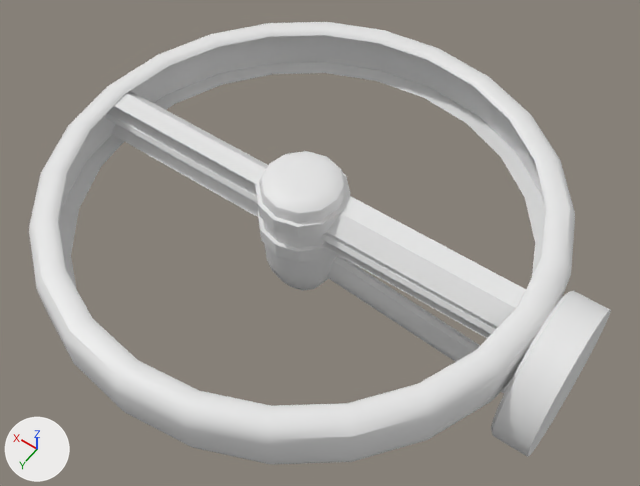
A saved change to the Blender file Assets/hover-fan.blend.
Both versions are drawn from a 50 mm lens placed at (-1.64, 2.16, 3.4), pointed at (-0.09, 0.0, -0.01). The lights are fixed; the arrows at lower left show +X, +Y and +Z.

The first picture shows 'base', 'blade', 'blade.001', 'blade.002', 'blade.003', 'central-fixer', 'motor', 'motor-fixer', 'rotor', 'rotor.001', 'stator'.
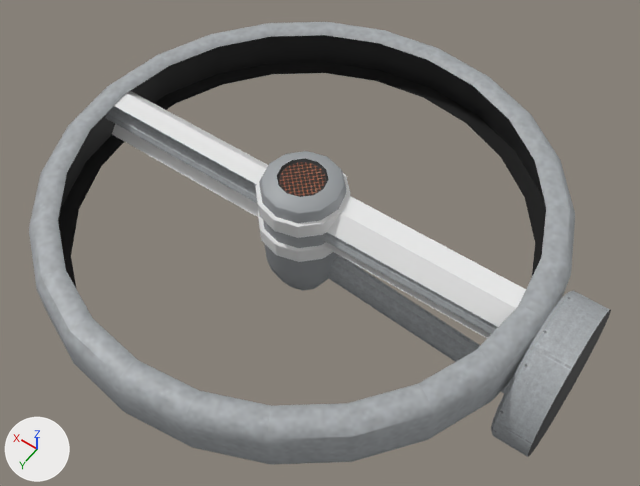
Pixel boxes (x1, y1, x2, y2) of what changed, in the pictures (640 x 486 px):
'stator', recoloured, surface changed (white to grey): (29, 22, 575, 464) in both
'base', recoloured (white to grey): (491, 291, 611, 457) in both
'central-fixer', recoloured: (106, 106, 498, 334) in both
'motor-fixer', recoloured, surface changed: (328, 255, 510, 393) in both
part 2 of me_cylinder_003, built on: (277, 158, 328, 197) in both
part 3 of me_cylinder_003, recoloured (white to grey): (259, 151, 346, 291) in both

The change, as a list of edits to the scene's bpy script:
```text
Change me_cylinder_006:
    where me_cylinder_006.from_pydata(...)  # 72 vertices, 50 faces; spans x -0.152..0.032, y -0.365..0.365, z -0.365..0.365
    add me_cylinder_006.materials.append(mat_hover_fan_png)  # picture img_hover_fan_png
Change me_cylinder:
    where me_cylinder.from_pydata(...)  # 384 vertices, 384 faces; spans x -1.25..1.25, y -1.25..1.25, z -0.15..0.15
    used by ob_stator; parent = ob_thrusttransform; location = (0.0, 0.0, 0.194)
    me_cylinder part 1: texture (UV) coordinates changed
    add me_cylinder.materials.append(mat_hover_fan_png)  # picture img_hover_fan_png
Change me_cylinder_002:
    where me_cylinder_002.from_pydata(...)  # 24 vertices, 12 faces; spans x -1.23..1.23, y -0.1..0.1, z -0.05..0.05
    add me_cylinder_002.materials.append(mat_hover_fan_png)  # picture img_hover_fan_png
Change me_cylinder_003:
    used by ob_motor; parent = ob_central_fixer; location = (0.0, 0.0, 0.0)
    remove me_cylinder_003.from_pydata(...)  # 97 vertices, 97 faces; spans x -0.2..0.2, y -0.2..0.2, z -0.612..0.216
    add me_cylinder_003.from_pydata(...)  # 109 vertices, 109 faces; spans x -0.2..0.2, y -0.2..0.2, z -0.612..0.216
    me_cylinder_003 part 2
    1 face is deleted
    12 vertices are added at x -0.107..0.107, y -0.107..0.107, z 0.205
    13 new faces join them
    me_cylinder_003 part 3: 96 faces spanning x -0.2..0.2, y -0.2..0.2, z -0.612..0.216 switch from no material to mat_hover_fan_png (picture img_hover_fan_png)
Change me_cylinder_008:
    where me_cylinder_008.from_pydata(...)  # 24 vertices, 14 faces; spans x -0.22..0.22, y -0.22..0.22, z -0.05..0.05
    used by ob_rotor; parent = ob_motor; location = (0.0, 0.0, -0.0909); scale = (1.0, 1.0, 0.798)
    me_cylinder_008 part 4: texture (UV) coordinates changed
    add me_cylinder_008.materials.append(mat_hover_fan_png)  # picture img_hover_fan_png
Change me_cylinder_009:
    where me_cylinder_009.from_pydata(...)  # 8 vertices, 4 faces; spans x -0.039..0.039, y -0.097..0.087, z 0.18..1.195
    used by ob_blade_001; parent = ob_rotor; location = (0.0, 0.0, 0.0); rotation_euler = (-3.142, 1.571, 0.0), in degrees (-180, 90, 0)
    me_cylinder_009 part 5: texture (UV) coordinates changed
    add me_cylinder_009.materials.append(mat_hover_fan_png)  # picture img_hover_fan_png
Change me_cylinder_010:
    where me_cylinder_010.from_pydata(...)  # 24 vertices, 14 faces; spans x -0.22..0.22, y -0.22..0.22, z -0.05..0.05
    used by ob_rotor_001; location = (0.0, 0.0, 0.285); scale = (1.0, 1.0, 0.798)
    me_cylinder_010 part 6: texture (UV) coordinates changed
    add me_cylinder_010.materials.append(mat_hover_fan_png)  # picture img_hover_fan_png
Change me_cylinder_011:
    where me_cylinder_011.from_pydata(...)  # 8 vertices, 4 faces; spans x -0.039..0.039, y -0.087..0.097, z 0.18..1.195
    used by ob_blade_003; parent = ob_rotor_001; location = (0.0, 0.0, 0.0); rotation_euler = (0.0, 1.571, 0.0), in degrees (0, 90, 0)
    me_cylinder_011 part 7: texture (UV) coordinates changed
    add me_cylinder_011.materials.append(mat_hover_fan_png)  # picture img_hover_fan_png
Change me_cylinder_004:
    where me_cylinder_004.from_pydata(...)  # 24 vertices, 12 faces; spans x -1.273..-0.159, y -0.047..0.047, z -0.1..0.1
    used by ob_motor_fixer; parent = ob_motor; location = (0.0, 0.0, -0.301); rotation_euler = (0.0, -0.109, 0.0), in degrees (0, -6.2, 0)
    me_cylinder_004 part 8: texture (UV) coordinates changed
    add me_cylinder_004.materials.append(mat_hover_fan_png)  # picture img_hover_fan_png
```
